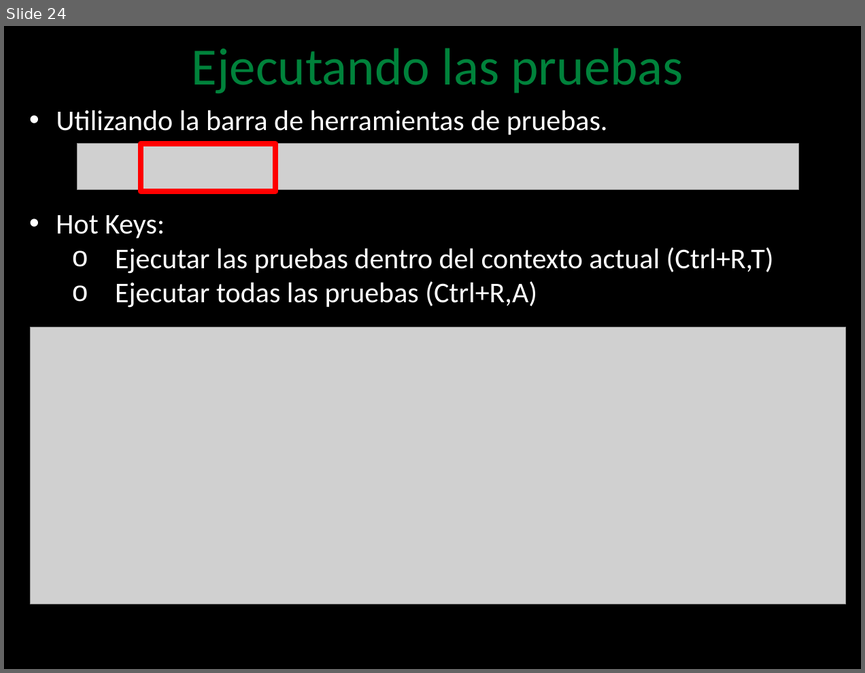
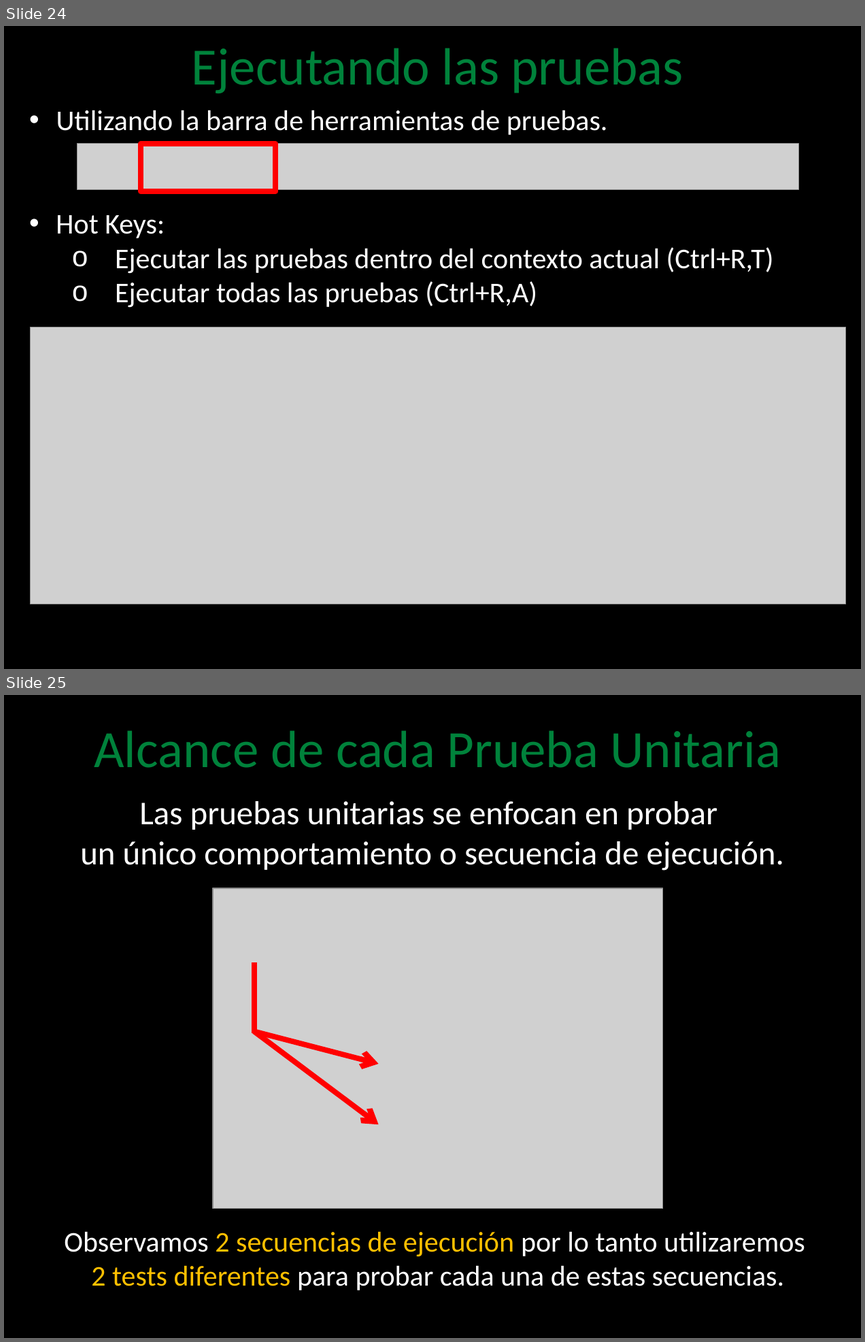
Before and after one commit to angelnunezsalazar/Test-Automation-NET, a slide deck: Diapositivas/Test Automation .NET.pptx. Shown one above the other, each under a label of ours: slide 24 before the commit, slides 24 and 25 after it. The pictures are 865x673 and 865x1342 pixels, drawn with LibreOffice and Linux fonts; fonts in the diff are those of the drawing; grey boxes stand for pictures; background and template pictures are left out. Boxes give left, top, right and bottom in pixels: in the first picture for what was removed or moved away, otherwise in the second. Text is boxed around its words. In the diff, an @@ line names an element or a change of style, - is before the commit and + after.

Commit message:
Nuevo Ejercicio: Técnicas y Prácticas al escribir Unit Tests

```diff
--- a/Diapositivas/Test Automation .NET.pptx
+++ b/Diapositivas/Test Automation .NET.pptx
@@ slide 25 added at <box>4,695,861,1338</box>, background picture (left out) @@
@@ text added at <box>94,730,781,768</box>, 44 pt, text #00823B @@
+Alcance de cada Prueba Unitaria
@@ text added at <box>80,801,785,870</box>, 28 pt, text #FFFFFF @@
+Las pruebas unitarias se enfocan en probar
+un único comportamiento o secuencia de ejecución.
@@ picture added at <box>213,888,663,1208</box> @@
@@ line added from (254, 962) to (254, 1034), #FF0000 4.5 pt @@
@@ arrow added from (254, 1031) to (379, 1064), #FF0000 4.5 pt @@
@@ arrow added from (254, 1031) to (379, 1124), #FF0000 4.5 pt @@
@@ text added at <box>64,1231,805,1290</box>, 24 pt, text #FFFFFF @@
+Observamos 2 secuencias de ejecución por lo tanto utilizaremos
+2 tests diferentes para probar cada una de estas secuencias.
```
Also in this commit, not shown: 5 slides changed, 12 other slides added, 5 slides removed, 45 other files.
